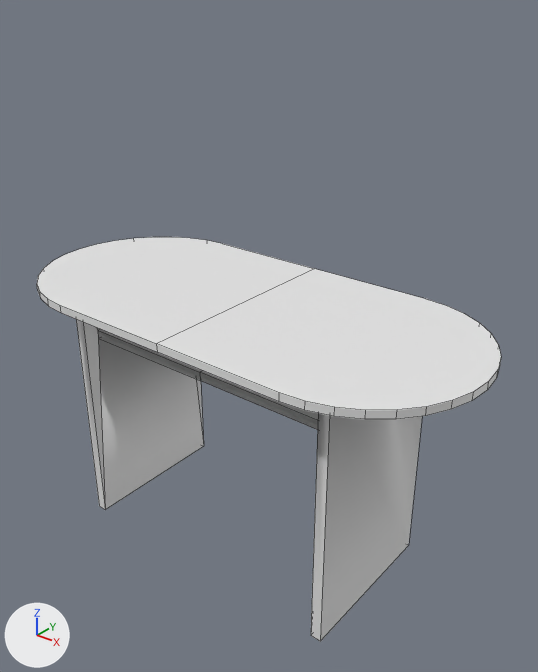
One commit to the FBX model Assets/CityHallTable1.fbx: the scene before it, then after it.
Rendered twice from a 50 mm camera at (1.63, -2.9, 2.11) aimed at (0.09, -0.97, 0.91). Every picture has the same lights, and +X, +Y and +Z are marked at lower left. Mesh edges are drawn as thin lines. Where no turn or scale is listed for an object, it has been applied to the vertices.
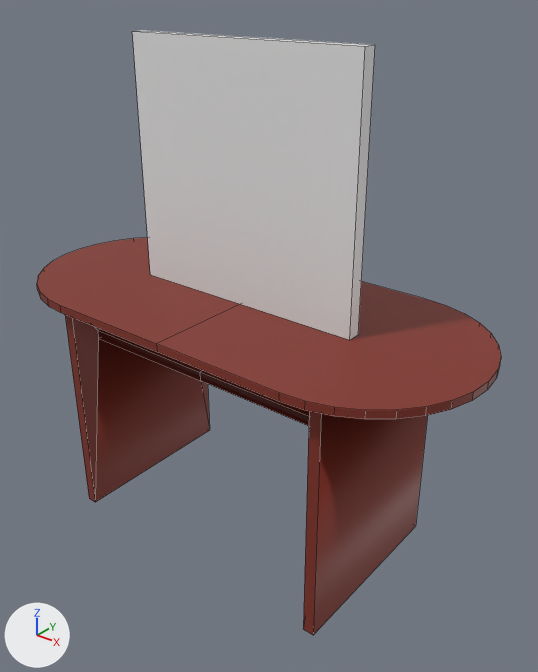
The newer file is also turned or shifted as a whole; pictures and numbers use the older file's frame.

What the commit changed:
Material 'TableMat' (mat_tablemat) is new.
Its base color is (0.227, 0.031, 0.019) (red #833126).
Material 'PanelMat' (mat_panelmat) is new.
Its base color is (0.8, 0.8, 0.8) (white #e7e7e7).
me_cylinder_005 has 72 vertices, 40 faces and spans x -0.94..0.94, y -0.44..0.44, z 0.0..0.03.
me_cylinder_005 now uses material mat_tablemat (red #833126).
Mesh me_cylinder_004_1 is new.
It has 36 vertices, 34 faces and spans x -0.594..0.594, y -0.36..0.36, z 0.0..0.93.
It uses material mat_tablemat (red #833126).
Mesh me_cube is new.
It is a box spanning x -0.472..0.472, y -0.025..0.025, z 0.0..0.899.
It uses material mat_panelmat (white #e7e7e7).
Object 'Cylinder' (ob_cylinder) is deleted.
Object 'Table1' (ob_table1) is new; it shows me_cylinder_004_1.
Its location is (0.0, -1.0, 0.07).
Object 'Table1Panel' (ob_table1panel) is new; it shows me_cube.
Its location is (0.0, -1.0, 1.03).

Changed parts and their boxes [x1, y1, x2, y2] in the pictures (538 x 672 px):
'Table1Panel', added: after [132, 30, 375, 340]
'Cylinder.001', recoloured: [37, 237, 501, 420] in both
'Table1', added: after [65, 315, 428, 635]
'Cylinder', deleted: before [76, 319, 422, 642]
